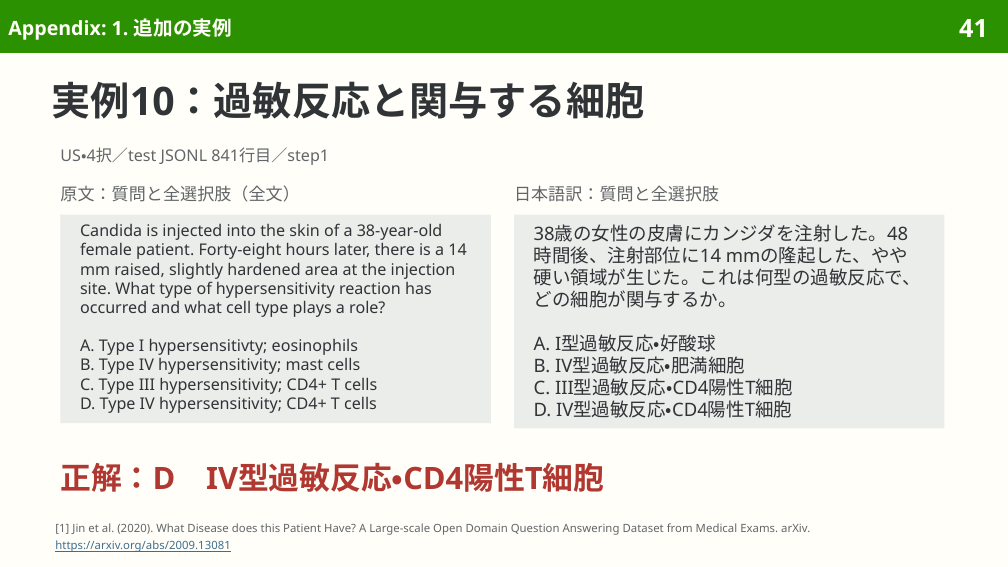
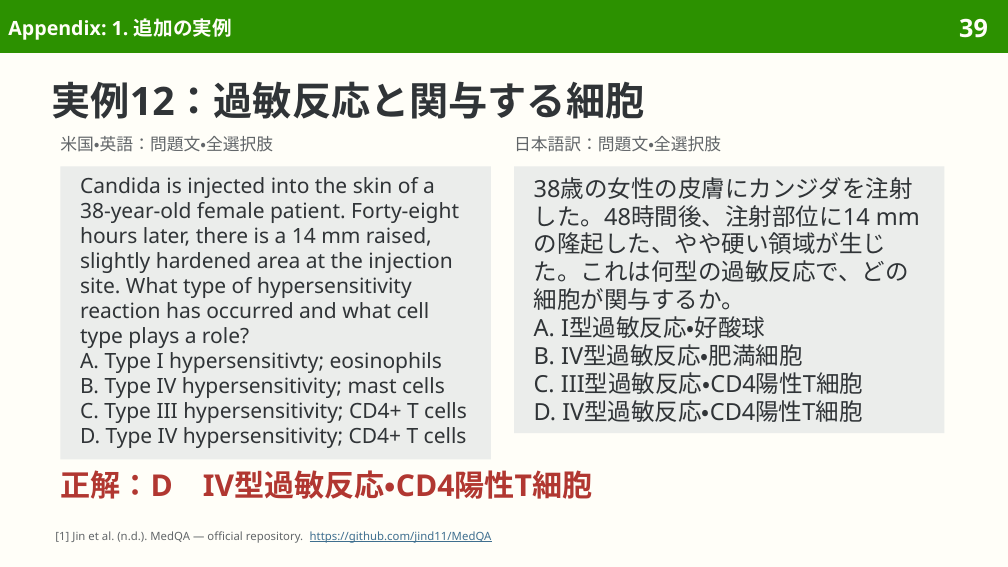
Before and after one commit to sasakiy84/datasets-in-10-minutes, a slide deck: slide 39 of slides/datasets-in-10-minutes-medqa.pptx (slide 41 before the commit). Drawn at 1008x567 pixels with LibreOffice and Linux fonts; fonts in the diff are those of the drawing. Boxes give left, top, right and bottom in pixels: in the first picture for what was removed or moved away, otherwise in the second. Text is boxed around its words. In the diff, an @@ line names an element or a change of style, - is before the commit and + after.

```diff
--- a/slides/datasets-in-10-minutes-medqa.pptx
+++ b/slides/datasets-in-10-minutes-medqa.pptx
@@ page number at (959,18,988,38): text changed @@
-41
+39
@@ title at (52,81,645,119): text changed @@
-実例10：過敏反応と関与する細胞
+実例12：過敏反応と関与する細胞
@@ text at (60,136,273,152): text changed; size 12.2 to 12 pt @@
-原文：質問と全選択肢（全文）
+米国・英語：問題文・全選択肢
@@ text removed at (60,147,329,165) @@
-US・4択／test JSONL 841行目／step1
@@ text at (514,136,721,152): text changed; size 12.2 to 12 pt @@
-日本語訳：質問と全選択肢
+日本語訳：問題文・全選択肢
@@ rectangle "Candida is injected into the ...": place and size @@
-rectangle "Candida is injected into the ..." at (60,215,491,423)
+rectangle "Candida is injected into the ..." at (60,166,491,460)
@@ rectangle "Candida is injected into the ..." at (60,166,491,460): size 11.5 to 15 pt; line spacing 13.7pt to 17.8pt @@
@@ rectangle "38歳の女性の皮膚にカンジダを注射した。48時間後、注射部位に14 mmの隆起した、やや硬い領域が生じた。これは何型の過 ...": place and size @@
-rectangle "38歳の女性の皮膚にカンジダを注射した。48時間後、注射部位に14 mmの隆起した、やや硬い領域が生じた。これは何型の過 ..." at (514,215,944,428)
+rectangle "38歳の女性の皮膚にカンジダを注射した。48時間後、注射部位に14 mmの隆起した、やや硬い領域が生じた。これは何型の過 ..." at (514,166,944,433)
@@ rectangle "38歳の女性の皮膚にカンジダを注射した。48時間後、注射部位に14 mmの隆起した、やや硬い領域が生じた。これは何型の過 ..." at (514,166,944,433): size 13.2 to 16.8 pt; line spacing 15.8pt to 19.9pt @@
@@ text "正解：D IV型過敏反応・CD4陽性T細胞": place and size @@
-text "正解：D IV型過敏反応・CD4陽性T細胞" at (60,463,604,492)
+text "正解：D IV型過敏反応・CD4陽性T細胞" at (60,470,592,499)
@@ text "正解：D IV型過敏反応・CD4陽性T細胞" at (60,470,592,499): size 22 to 21.5 pt; line spacing 25.7pt to 25.1pt @@
@@ text at (55,531,492,543): text changed @@
-[1] Jin et al. (2020). What Disease does this Patient Have? A Large-scale Open Domain Question Answering Dataset from Medical Exams. arXiv.
-https://arxiv.org/abs/2009.13081
+[1] Jin et al. (n.d.). MedQA — official repository. https://github.com/jind11/MedQA
```
Also in this commit, not shown: 37 other slides changed, 8 slides added, 14 slides removed, 46 other files.
